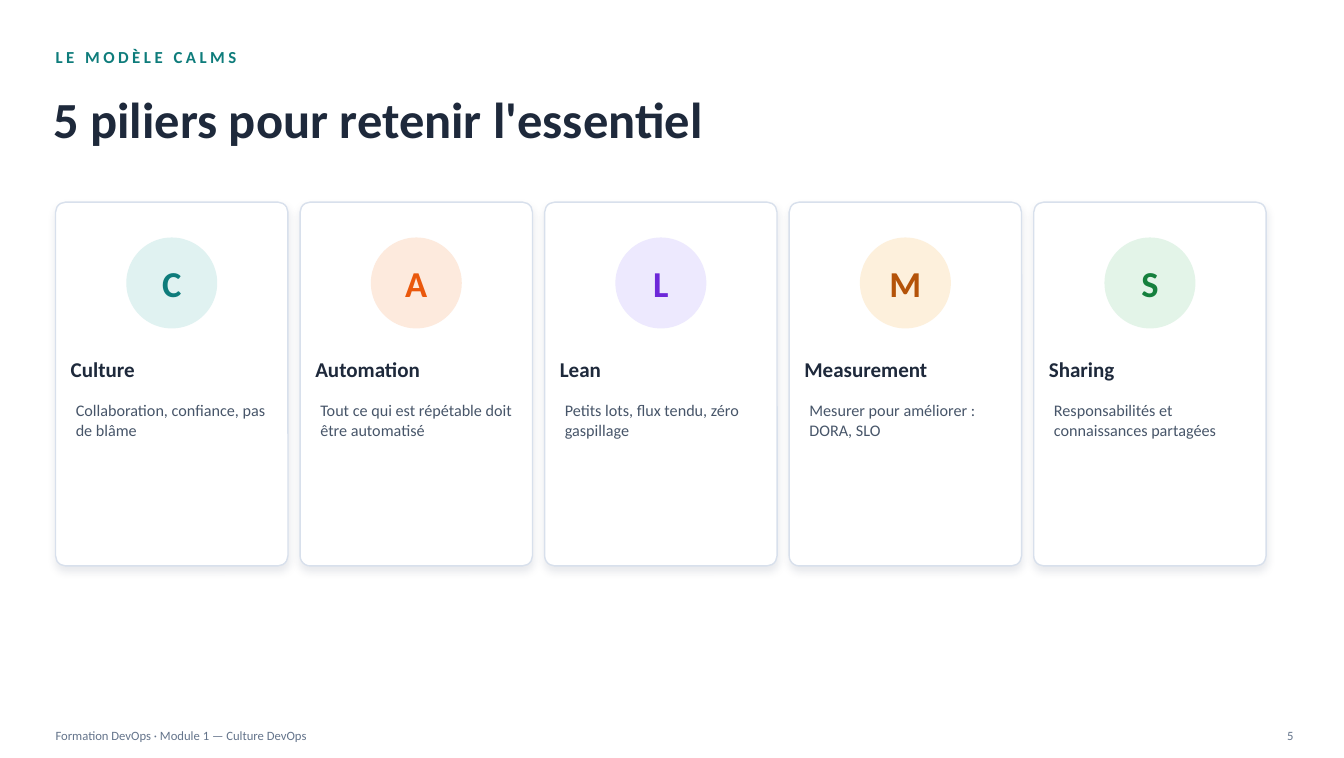
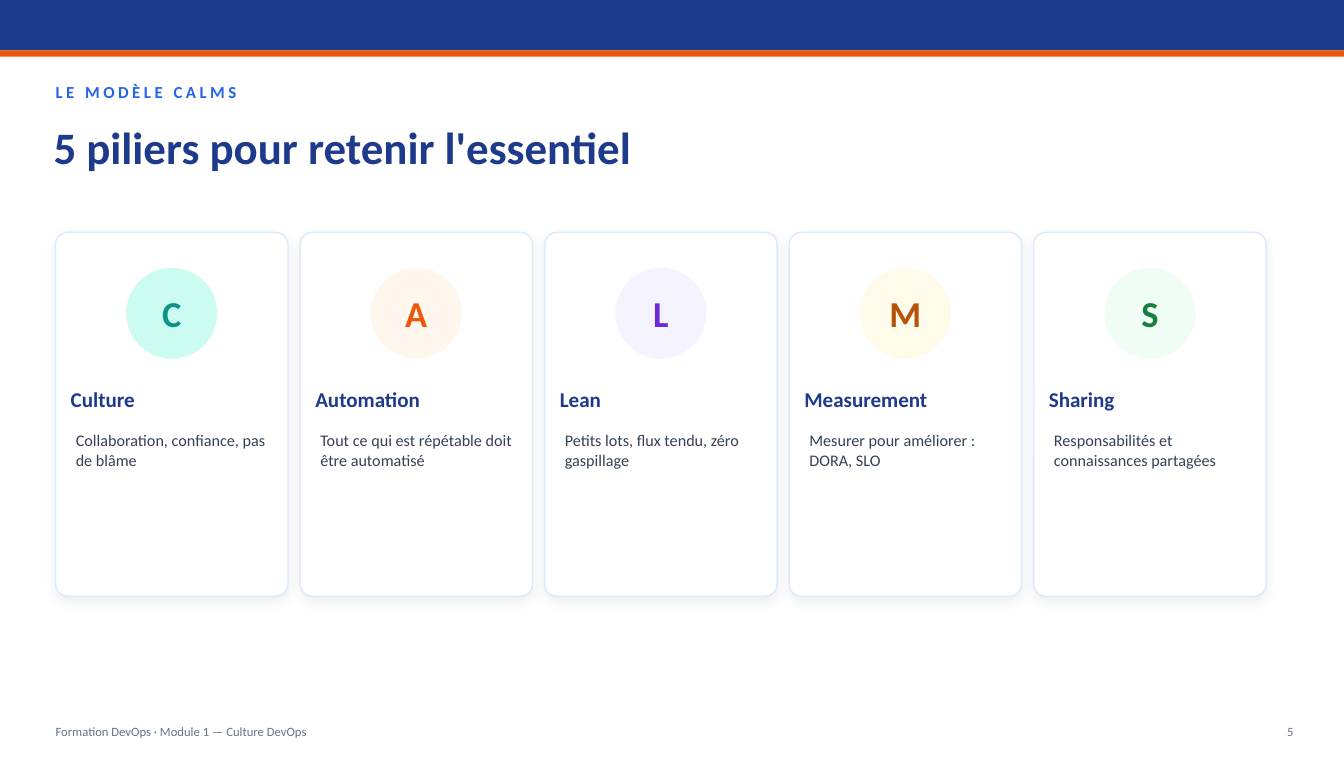
Before and after one commit to TopheC/Formation-DevOps, a slide deck: slide 5 of module-01-culture-devops/Formation-DevOps-Module-01-Culture.pptx. Drawn at 1344x758 pixels with LibreOffice and Linux fonts; fonts in the diff are those of the drawing. Boxes give left, top, right and bottom in pixels: in the first picture for what was removed or moved away, otherwise in the second. Text is boxed around its words. In the diff, an @@ line names an element or a change of style, - is before the commit and + after.

Commit message:
Module 1 : refonte thème Enterprise Blue (bandeau bleu/orange, correction contraste slides dark)

```diff
--- a/module-01-culture-devops/Formation-DevOps-Module-01-Culture.pptx
+++ b/module-01-culture-devops/Formation-DevOps-Module-01-Culture.pptx
@@ rectangle added at box(0, 0, 1344, 51), fill #1E3A8A @@
@@ rectangle added at box(0, 51, 1344, 57), fill #EA580C @@
@@ text "LE MODÈLE CALMS": place and size @@
-text "LE MODÈLE CALMS" at box(56, 49, 237, 63)
+text "LE MODÈLE CALMS" at box(56, 85, 237, 98)
@@ text "LE MODÈLE CALMS" at box(56, 85, 237, 98): text colour #0E7C7B to #2563EB @@
@@ text "5 piliers pour retenir l'essentiel": place and size @@
-text "5 piliers pour retenir l'essentiel" at box(54, 102, 702, 146)
+text "5 piliers pour retenir l'essentiel" at box(54, 132, 631, 171)
@@ text "5 piliers pour retenir l'essentiel" at box(54, 132, 631, 171): size 36 to 32 pt, text colour #1E293B to #1E3A8A @@
@@ outline #D8E0EC 1 pt to #DBEAFE 1 pt; shadow changed; proportions changed in 5 elements at box(1034, 232, 1266, 596), box(56, 232, 288, 596), box(300, 232, 533, 596), box(545, 232, 777, 596), box(789, 232, 1022, 596) @@
@@ ellipse at box(126, 268, 217, 359): fill #E0F2F1 to #CCFBF1 @@
@@ ellipse at box(371, 268, 462, 359): fill #FDEADD to #FFF7ED @@
@@ ellipse at box(615, 268, 706, 359): fill #EDE9FE to #F5F3FF @@
@@ ellipse at box(860, 268, 951, 359): fill #FDF0DC to #FFFBEB @@
@@ 15 texts, 5 rounded rectangles, 5 ellipses: place and size @@
-15 texts, 5 rounded rectangles, 5 ellipses at box(56, 202, 1266, 566)
+15 texts, 5 rounded rectangles, 5 ellipses at box(56, 232, 1266, 596)
@@ ellipse at box(1105, 268, 1195, 359): fill #E3F4E8 to #F0FDF4 @@
@@ text "C" at box(162, 303, 181, 328): text colour #0E7C7B to #0D9488 @@
@@ text colour #1E293B to #1E3A8A in 5 elements at box(71, 392, 135, 407), box(315, 392, 420, 407), box(560, 393, 601, 407), box(804, 393, 927, 407), box(1049, 392, 1114, 411) @@
@@ text colour #475569 to #334155 in 5 elements at box(76, 434, 266, 466), box(320, 434, 512, 466), box(565, 435, 739, 469), box(809, 435, 968, 468), box(1054, 435, 1216, 469) @@
@@ text "Formation DevOps · Module 1 ...": place and size @@
-text "Formation DevOps · Module 1 ..." at box(56, 731, 307, 742)
+text "Formation DevOps · Module 1 ..." at box(56, 727, 307, 738)
@@ text "5": place and size @@
-text "5" at box(1287, 732, 1293, 740)
+text "5" at box(1287, 728, 1293, 736)
```
Also in this commit, not shown: 17 other slides changed.
